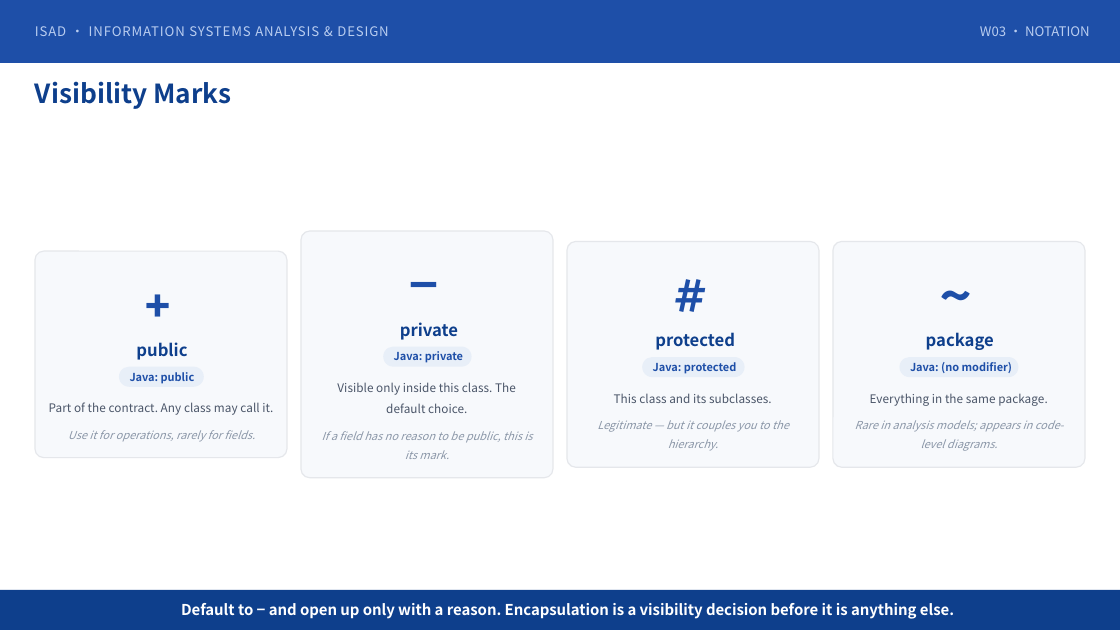
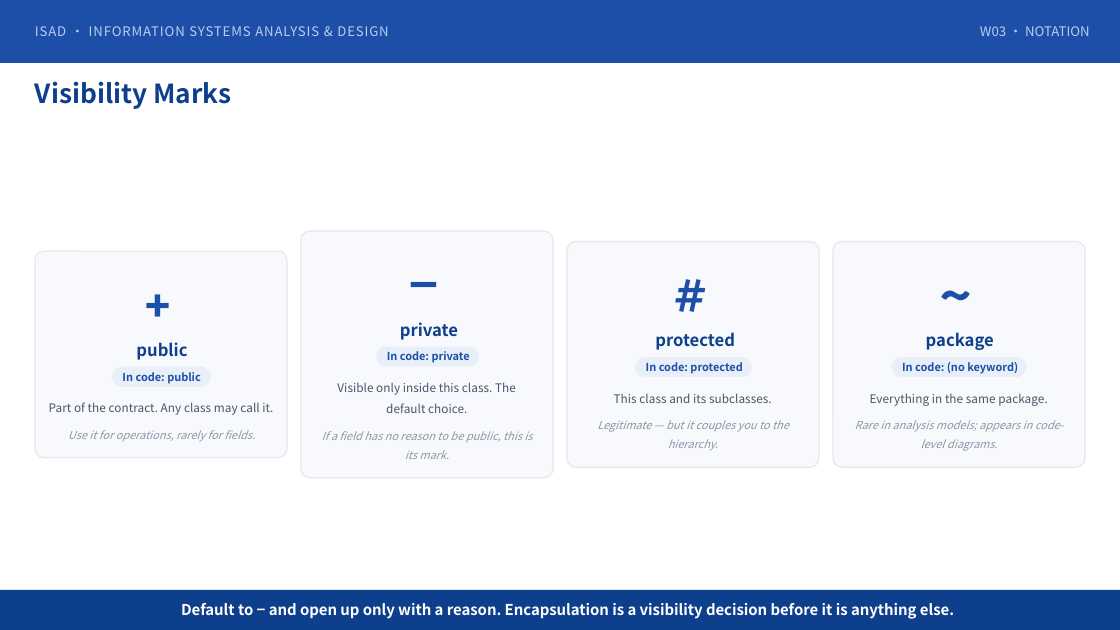
Before and after one commit to klausren/isad-course, a slide deck: slide 15 of 01-slides/W03-UML-Essentials-and-Modeling-Workflow.pptx. Drawn at 1120x630 pixels with LibreOffice and Linux fonts; fonts in the diff are those of the drawing. Boxes give left, top, right and bottom in pixels: in the first picture for what was removed or moved away, otherwise in the second. Text is boxed around its words. In the diff, an @@ line names an element or a change of style, - is before the commit and + after.

Commit message:
Replace Java examples with pseudocode — no programming prerequisite
The cohort has no programming background, so the course no longer
assumes any. Slides, worksheets, homework and handouts now use
language-neutral pseudocode; students read it, never write it.

Slides (all four decks re-rendered, 38 pages each, all SVGs valid)
- Every code block rewritten: Class X / - field : Type / + operation() /
  PaymentMethod (interface) / implements / extends. No public, no generics,
  no new ArrayList, no throw, no for-each, no semicolons
- CodeBlock language tag java -> text (also fixes the PlantUML blocks
  that were mislabelled as Java)
- W01 P27, W02 P08/P14/P15/P16/P18/P20/P22/P25/P27/P28/P30, W03 P11/P15/P23,
  W04 P06 (implementation constraint no longer names Java 21 / Spring Boot)

New: 01-slides/Pseudocode-Conventions.md — five conventions, a
pseudocode <-> UML cheat sheet, and an explicit "you never have to write
this" statement. 10-minute read, handed out in Week 1.

Coursework
- Homework W02 (Template-W02-07) is now a paper refactor: pseudocode +
  a small class diagram. Code sketches are optional Bonus C2
- Template-W02-06 (Exercise 2.1) and W02 exercise answers use pseudocode
- Prerequisites changed from "Programming Fundamentals (Java or Python)"
  to "None" in the syllabus, course README, W00 teaching plan and brief
- Guidebook, brief, Lab-01, Lab-02, W02/W03 lecture scripts and W06/W07/
  W12/W13/W14 teaching plans no longer assume code

```diff
--- a/01-slides/W03-UML-Essentials-and-Modeling-Workflow.pptx
+++ b/01-slides/W03-UML-Essentials-and-Modeling-Workflow.pptx
@@ rounded rectangle: place and size @@
-rounded rectangle at [383, 346, 471, 366]
+rounded rectangle at [376, 346, 479, 366]
@@ text at [387, 351, 470, 363]: text changed @@
-Java: private
+In code: private
@@ rounded rectangle: place and size @@
-rounded rectangle at [643, 357, 745, 377]
+rounded rectangle at [635, 357, 752, 377]
@@ rounded rectangle: place and size @@
-rounded rectangle at [900, 357, 1019, 377]
+rounded rectangle at [891, 357, 1026, 377]
@@ rounded rectangle: place and size @@
-rounded rectangle at [119, 366, 204, 386]
+rounded rectangle at [112, 366, 211, 386]
@@ text at [122, 372, 201, 384]: text changed @@
-Java: public
+In code: public
@@ text at [646, 362, 742, 374]: text changed @@
-Java: protected
+In code: protected
@@ text at [902, 362, 1018, 374]: text changed @@
-Java: (no modifier)
+In code: (no keyword)
```
Also in this commit, not shown: 5 other slides changed, 12 other files.
